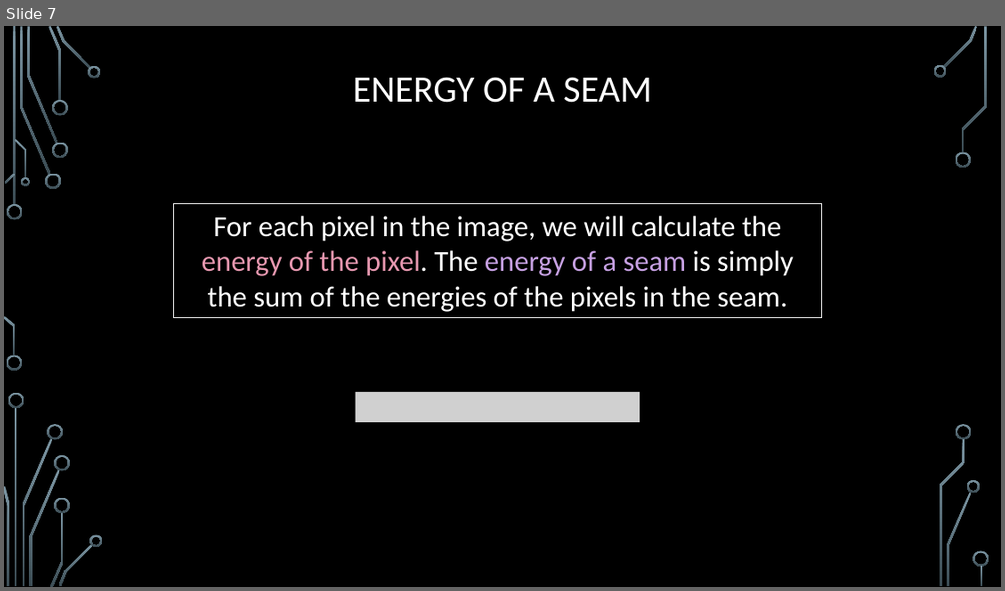
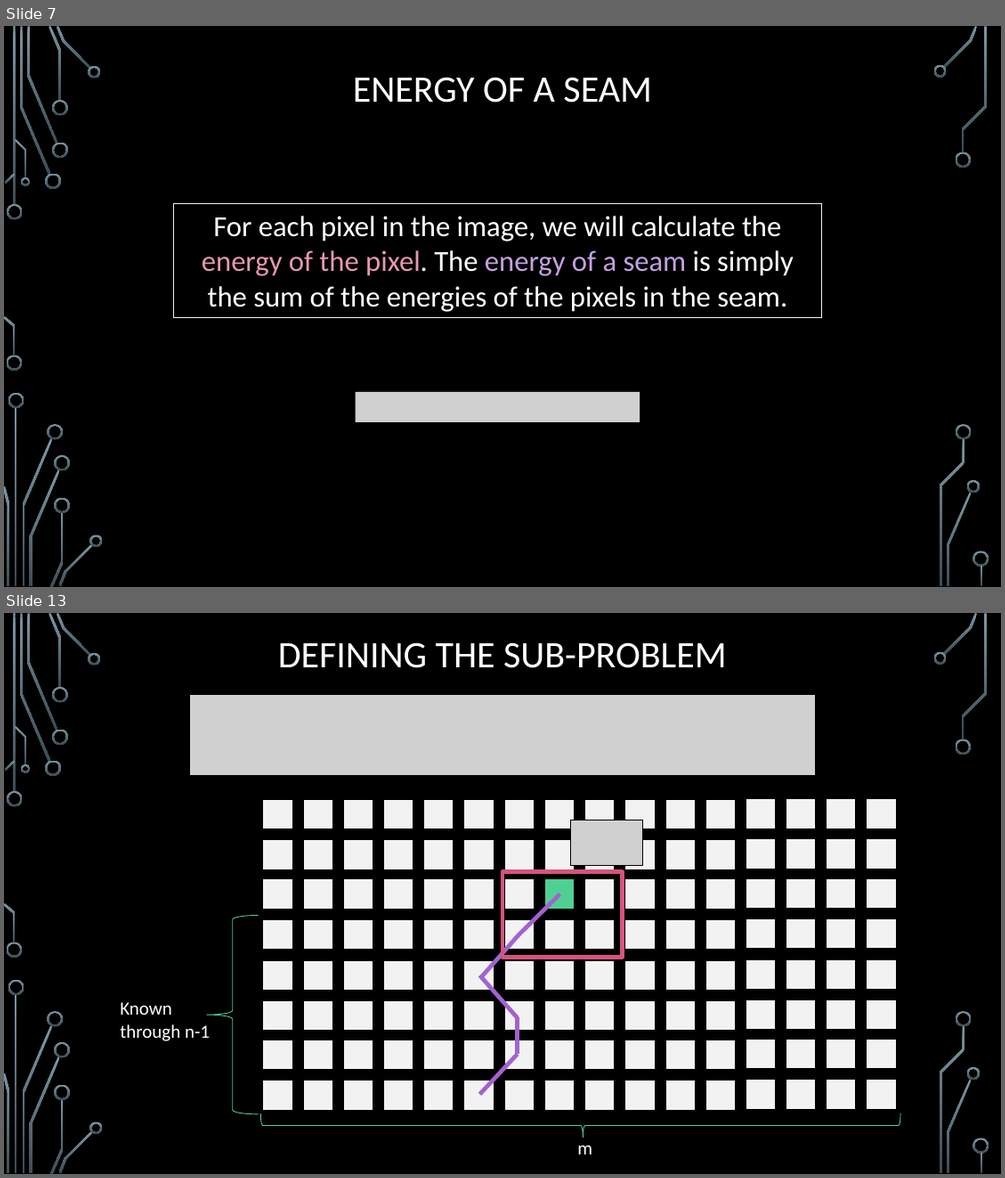
Before and after one commit to markfloryan/dsa2, a slide deck: slides/05-6-SeamCarving.pptx. Shown one above the other, each under a label of ours: slide 7 before the commit, slides 7 and 13 after it; the slides between them are not shown. The pictures are 1005x591 and 1005x1178 pixels, drawn with LibreOffice and Linux fonts; fonts in the diff are those of the drawing; grey boxes stand for pictures; background and template pictures are left out. Boxes give left, top, right and bottom in pixels: in the first picture for what was removed or moved away, otherwise in the second. Text is boxed around its words. In the diff, an @@ line names an element or a change of style, - is before the commit and + after.

```diff
--- a/slides/05-6-SeamCarving.pptx
+++ b/slides/05-6-SeamCarving.pptx
@@ slide 13 added at (4, 613, 1001, 1174), background picture (left out); not listed: 36 template elements that a slide beside it also shows @@
@@ title added at (278, 642, 727, 668), 36 pt, text #FFFFFF @@
+DEFINING THE SUB-PROBLEM
@@ picture added at (189, 695, 816, 775) @@
@@ rectangle added at (502, 872, 623, 957), outline #D7537B 4.25 pt @@
@@ group added at (263, 798, 896, 1110): 128 rectangles, 5 lines, 1 picture @@
@@ left brace added at (207, 915, 259, 1114), outline #4FD093 0.75 pt @@
@@ text added at (120, 1002, 210, 1041), 18 pt, text #FFFFFF @@
+Known through n-1
@@ left brace added at (260, 1113, 900, 1137), outline #4FD093 0.75 pt @@
@@ text added at (577, 1145, 592, 1154), 18 pt, text #FFFFFF @@
+m
```
Also in this commit, not shown: 1 slide changed, 16 other slides added, 8 other files.
